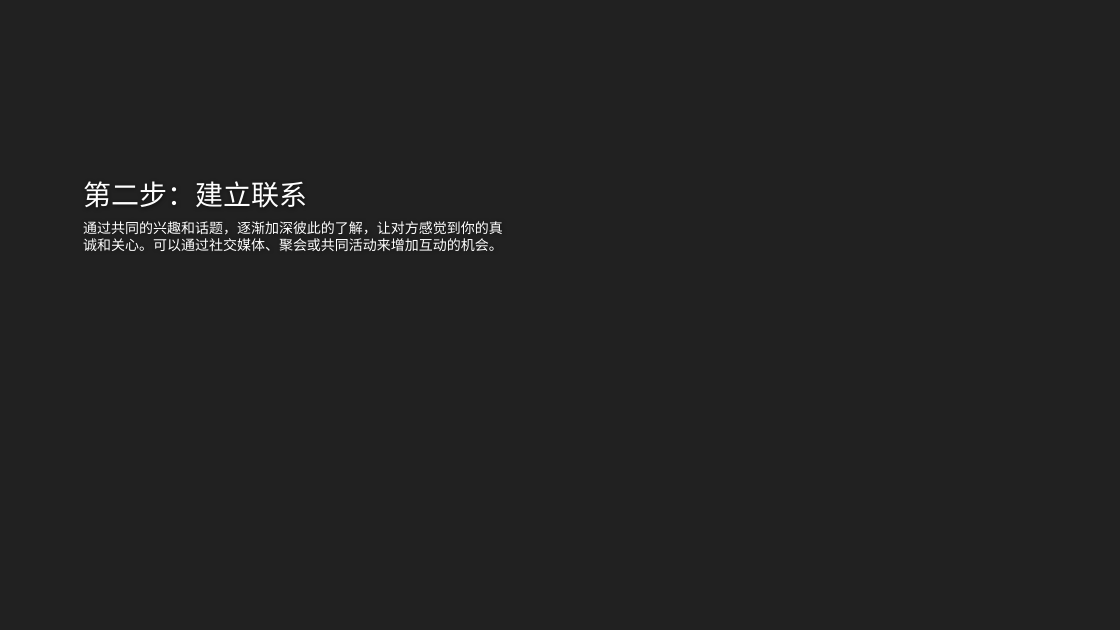
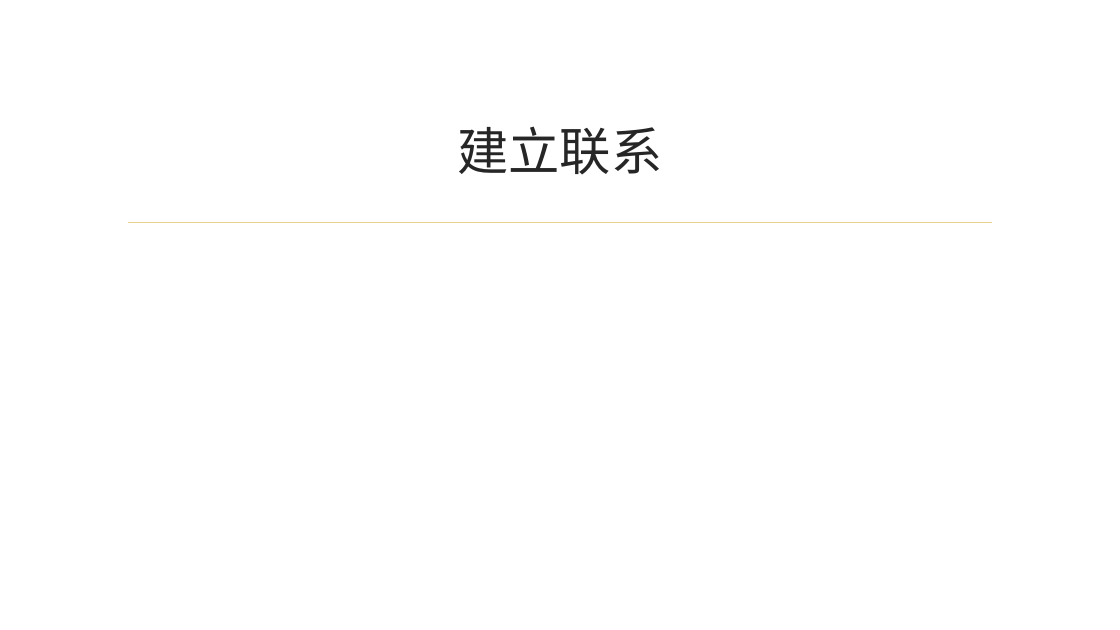
Before and after one commit to Lizhenghe-Chen/AIFileGenerator, a slide deck: slide 4 of Output/666/test.pptx. Drawn at 1120x630 pixels with LibreOffice and Linux fonts; fonts in the diff are those of the drawing; background and template pictures are left out. Boxes give left, top, right and bottom in pixels: in the first picture for what was removed or moved away, otherwise in the second. Text is boxed around its words. In the diff, an @@ line names an element or a change of style, - is before the commit and + after.

```diff
--- a/Output/666/test.pptx
+++ b/Output/666/test.pptx
@@ background #212121 to picture (left out) @@
@@ title "建立联系" at [457,126,662,175]: vertical alignment bottom to middle @@
@@ title at [457,126,662,175]: text changed; size 24 to 44 pt; font Quicksand to Times New Roman; text colour #FEFEFE to #262626 @@
-第二步：建立联系
+建立联系
@@ text removed at [83,221,503,251] @@
-通过共同的兴趣和话题，逐渐加深彼此的了解，让对方感觉到你的真诚和关心。可以通过社交媒体、聚会或共同活动来增加互动的机会。
@@ line added from (129, 223) to (992, 223), #E8D191 1.25 pt @@
```
Also in this commit, not shown: 1 other slide changed, 4 slides added, 4 slides removed, 11 other files.
